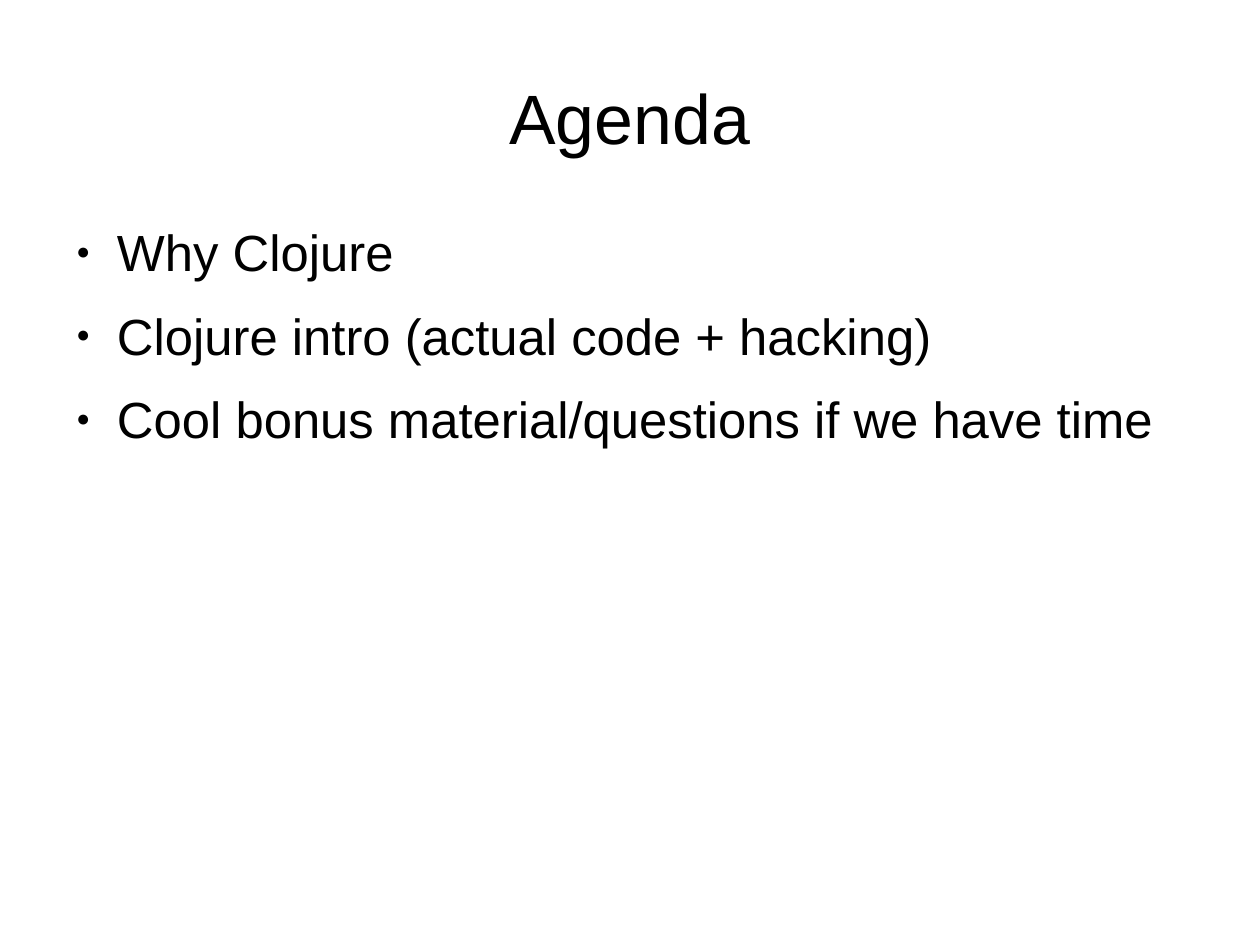
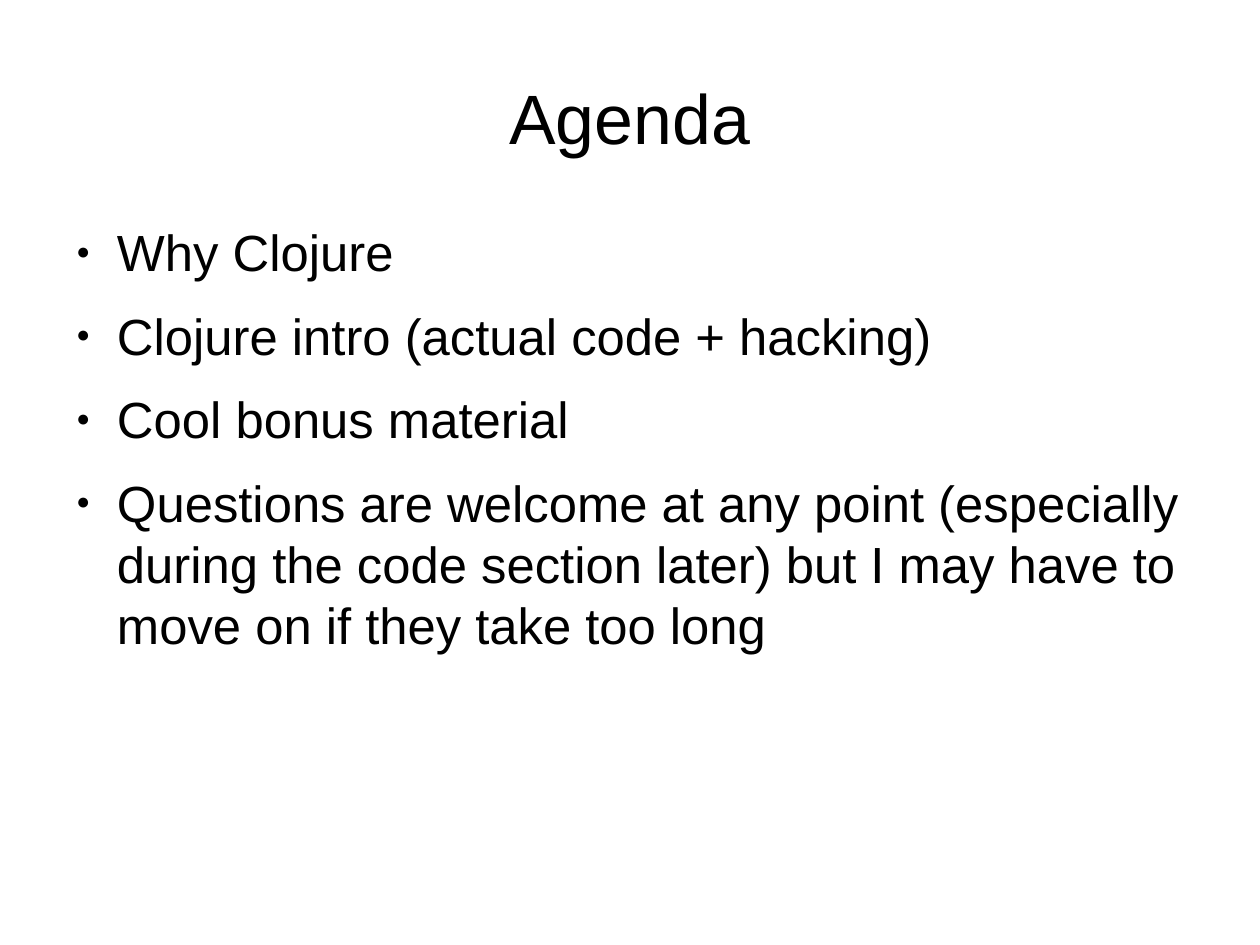
Before and after one commit to djwhitt/cposc2009, a slide deck: slide 3 of slides.odp. Drawn at 1260x945 pixels with LibreOffice and Linux fonts; fonts in the diff are those of the drawing. Boxes give left, top, right and bottom in pixels: in the first picture for what was removed or moved away, otherwise in the second. Text is boxed around its words. In the diff, an @@ line names an element or a change of style, - is before the commit and + after.

Commit message:
More slide tweaks

```diff
--- a/slides.odp
+++ b/slides.odp
@@ text at [117,401,1178,654]: text changed @@
-● Cool bonus material/questions if we have time
+● Cool bonus material
+● Questions are welcome at any point (especially during the code section later) but I may have to move on if they take too long
```
